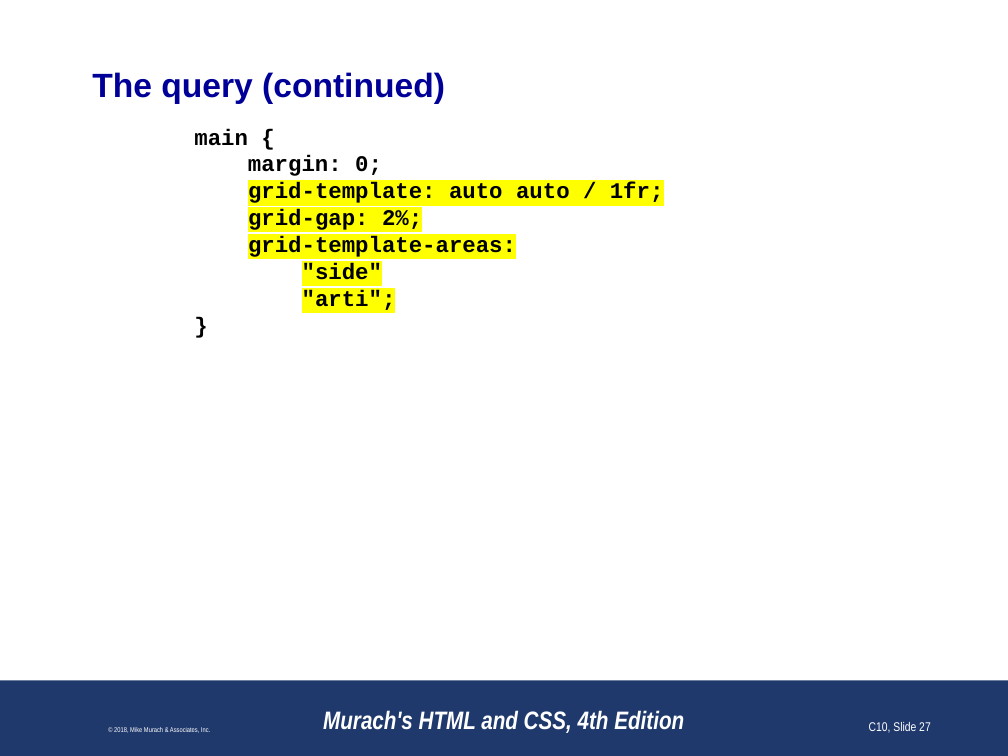
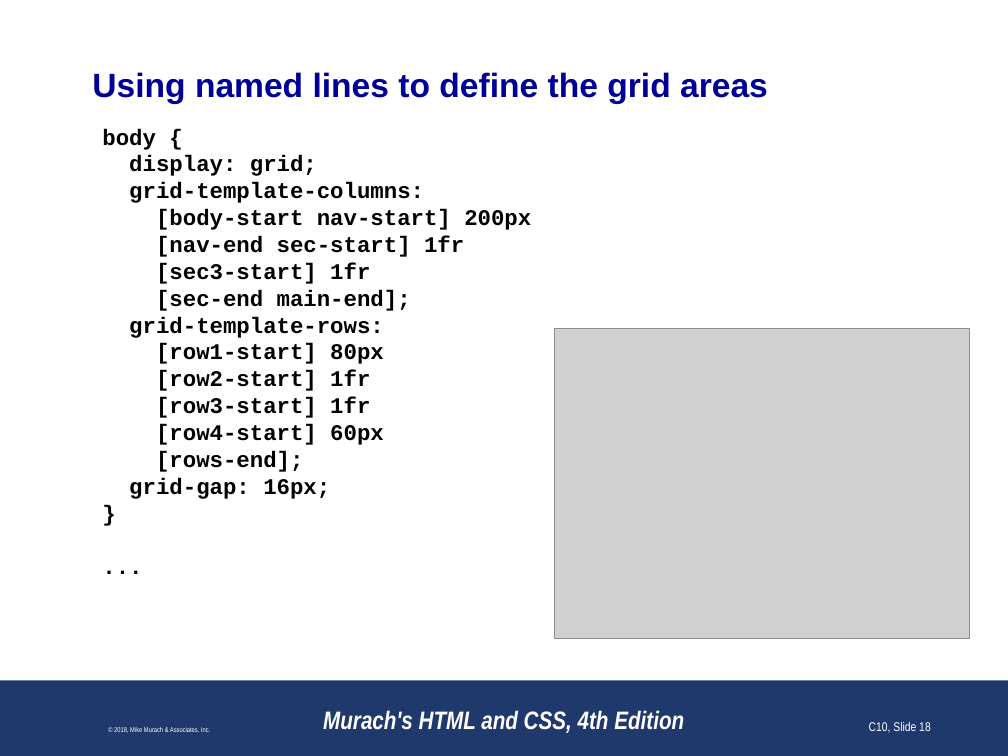
Before and after one commit to paulsmithkc/awd1000_base_lab_and_homework, a slide deck: slide 18 of murach_html_4e/slides/Chapter 10 slides (Revised).pptx (slide 27 before the commit). Drawn at 1008x756 pixels with LibreOffice and Linux fonts; fonts in the diff are those of the drawing; grey boxes stand for pictures; background and template pictures are left out. Boxes give left, top, right and bottom in pixels: in the first picture for what was removed or moved away, otherwise in the second. Text is boxed around its words. In the diff, an @@ line names an element or a change of style, - is before the commit and + after.

```diff
--- a/murach_html_4e/slides/Chapter 10 slides (Revised).pptx
+++ b/murach_html_4e/slides/Chapter 10 slides (Revised).pptx
@@ title at (x1=92, y1=72, x2=768, y2=104): text changed @@
-The query (continued)
+Using named lines to define the grid areas
@@ text at (x1=102, y1=128, x2=531, y2=499): paragraph added @@
+...
@@ text "body { display: grid;" at (x1=102, y1=128, x2=531, y2=499): indent changed @@
@@ text at (x1=102, y1=128, x2=531, y2=499): text changed @@
-main {
-margin: 0;
-grid-template: auto auto / 1fr;
-grid-gap: 2%;
-grid-template-areas:
-"side"
-"arti";
+body {
+display: grid;
+grid-template-columns:
+[body-start nav-start] 200px
+[nav-end sec-start] 1fr
+[sec3-start] 1fr
+[sec-end main-end];
+grid-template-rows:
+[row1-start] 80px
+[row2-start] 1fr
+[row3-start] 1fr
+[row4-start] 60px
+[rows-end];
+grid-gap: 16px;
@@ picture added at (x1=554, y1=329, x2=970, y2=638) @@
@@ page number at (x1=869, y1=722, x2=931, y2=733): text changed @@
-C10, Slide 27
+C10, Slide 18
```
Also in this commit, not shown: 19 other slides changed, 1 slide added, 7 slides removed.
